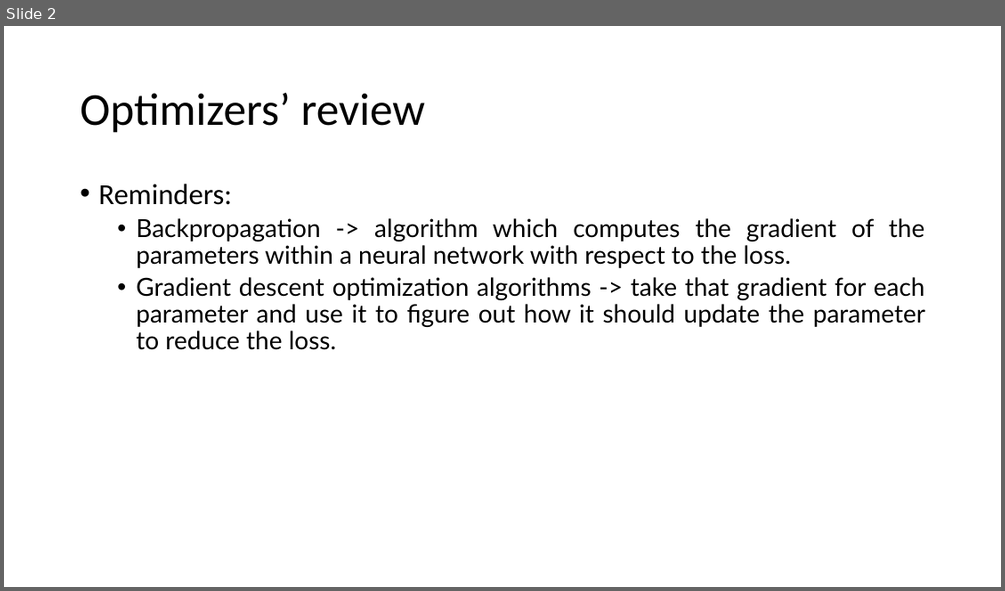
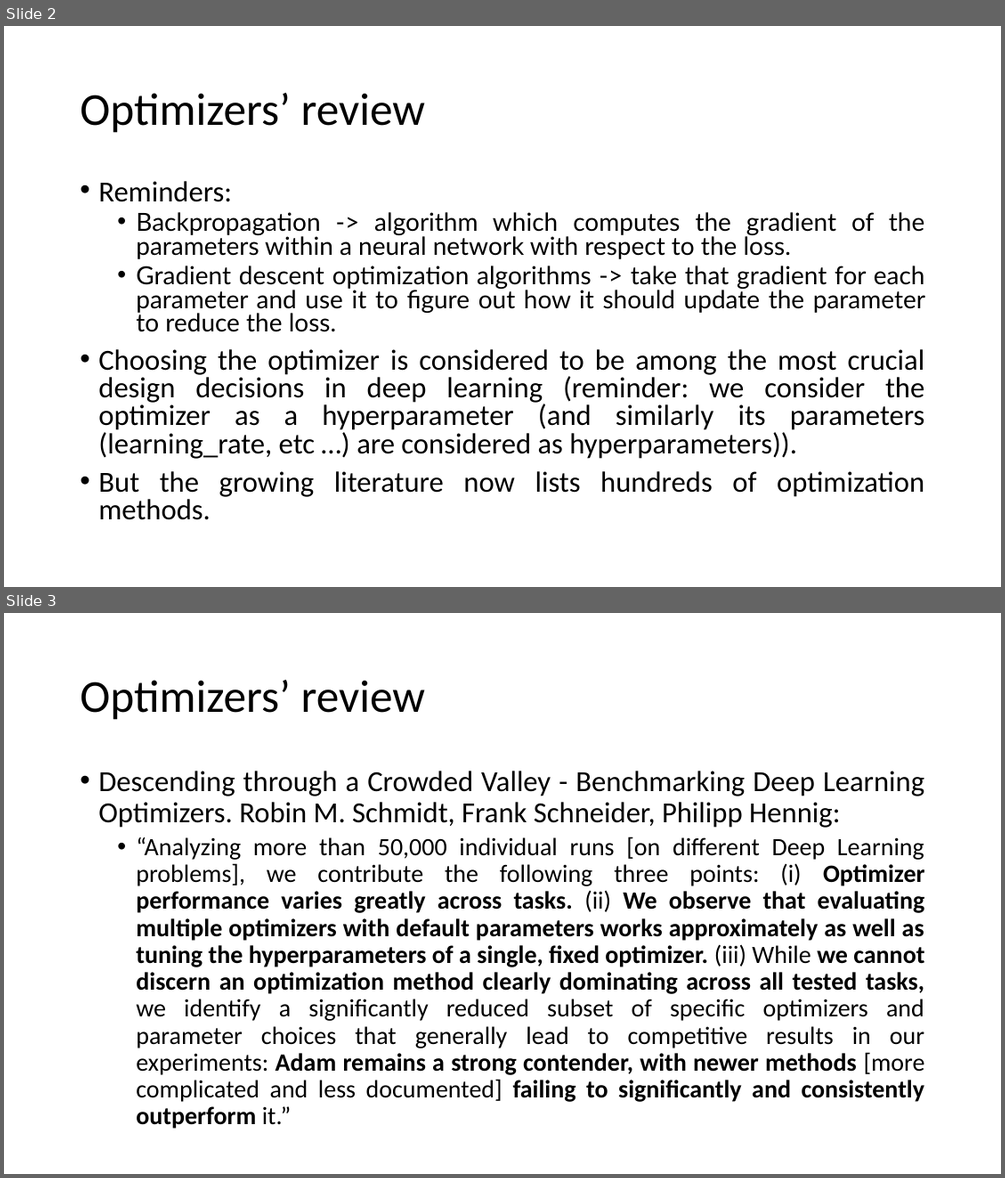
Before and after one commit to MICS-Lab/DeepLearningCourse, a slide deck: Slides_3.pptx. Shown one above the other, each under a label of ours: slide 2 before the commit, slides 2 and 3 after it. The pictures are 1005x591 and 1005x1178 pixels, drawn with LibreOffice and Linux fonts; fonts in the diff are those of the drawing. Boxes give left, top, right and bottom in pixels: in the first picture for what was removed or moved away, otherwise in the second. Text is boxed around its words. In the diff, an @@ line names an element or a change of style, - is before the commit and + after.

```diff
--- a/Slides_3.pptx
+++ b/Slides_3.pptx
@@ slide 3 added at bbox=[4, 613, 1001, 1174], background #FFFFFF @@
@@ title added at bbox=[80, 680, 425, 720], 44 pt, text #000000 @@
+Optimizers’ review
@@ text added at bbox=[98, 771, 925, 1128], 24 pt, text #000000 @@
+• Descending through a Crowded Valley - Benchmarking Deep Learning Optimizers. Robin M. Schmidt, Frank Schneider, Philipp Hennig:
+  • “Analyzing more than 50,000 individual runs [on different Deep Learning problems], we contribute the following three points: (i) Optimizer performance varies greatly across tasks. (ii) We observe that evaluating multiple optimizers with default parameters works approximately as well as tuning the hyperparameters of a single, fixed optimizer. (iii) While we cannot discern an optimization method clearly dominating across all tested tasks, we identify a significantly reduced subset of specific optimizers and parameter choices that generally lead to competitive results in our experiments: Adam remains a strong contender, with newer methods [more complicated and less documented] failing to significantly and consistently outperform it.”
@@ slide 2 changed as well @@
@@ text at bbox=[98, 181, 925, 332]: line spacing 0.9 to 0.8 @@
@@ text at bbox=[98, 349, 925, 520]: paragraphs added @@
+• Choosing the optimizer is considered to be among the most crucial design decisions in deep learning (reminder: we consider the optimizer as a hyperparameter (and similarly its parameters (learning_rate, etc …) are considered as hyperparameters)).
+• But the growing literature now lists hundreds of optimization methods.
```
Also in this commit, not shown: 1 other slide changed.
